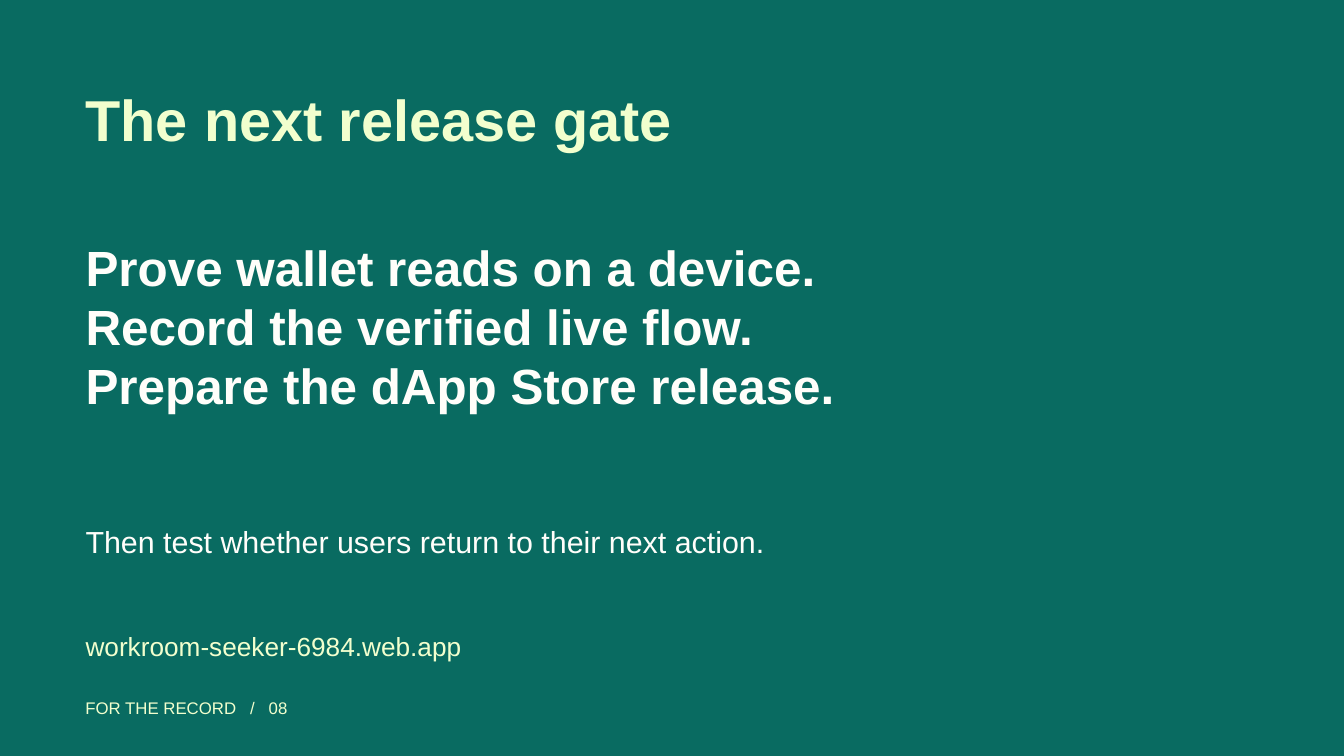
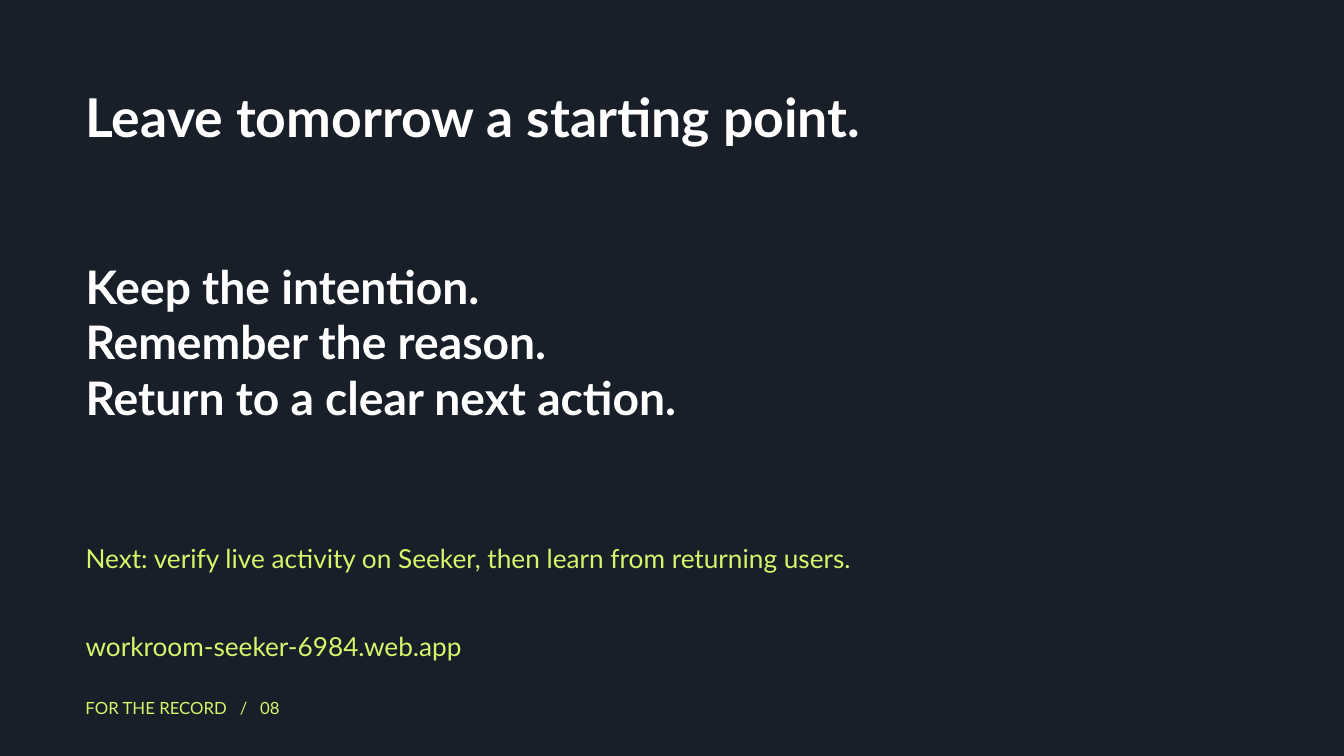
Before and after one commit to openai-lover/seeker_FOR-THE-RECORD, a slide deck: slide 8 of docs/submission/FOR-THE-RECORD-pitch.pptx. Drawn at 1344x756 pixels with LibreOffice and Linux fonts; fonts in the diff are those of the drawing. Boxes give left, top, right and bottom in pixels: in the first picture for what was removed or moved away, otherwise in the second. Text is boxed around its words. In the diff, an @@ line names an element or a change of style, - is before the commit and + after.

```diff
--- a/docs/submission/FOR-THE-RECORD-pitch.pptx
+++ b/docs/submission/FOR-THE-RECORD-pitch.pptx
@@ background #096B61 to #191F28 @@
@@ text at (85, 97, 860, 146): text changed; size 41.2 to 38.2 pt; font Arial to Lato; text colour #F2FFCE to #FFFFFF @@
-The next release gate
+Leave tomorrow a starting point.
@@ text at (86, 269, 676, 416): text changed; size 35.2 to 33 pt; font Arial to Lato; text colour #FFFEFA to #FFFFFF @@
-Prove wallet reads on a device.
-Record the verified live flow.
-Prepare the dApp Store release.
+Keep the intention.
+Remember the reason.
+Return to a clear next action.
@@ text at (86, 548, 851, 573): text changed; size 21.8 to 18.8 pt; font Arial to Lato; text colour #FFFEFA to #D5F56B @@
-Then test whether users return to their next action.
+Next: verify live activity on Seeker, then learn from returning users.
@@ text "workroom-seeker-6984.web.app" at (86, 636, 462, 661): font Arial to Lato, text colour #F2FFCE to #D5F56B @@
@@ text "FOR THE RECORD / 08" at (85, 702, 279, 714): font Arial to Lato, text colour #F2FFCE to #D5F56B @@
```
Also in this commit, not shown: 5 other slides changed, 2 slides added, 2 slides removed, 42 other files.
